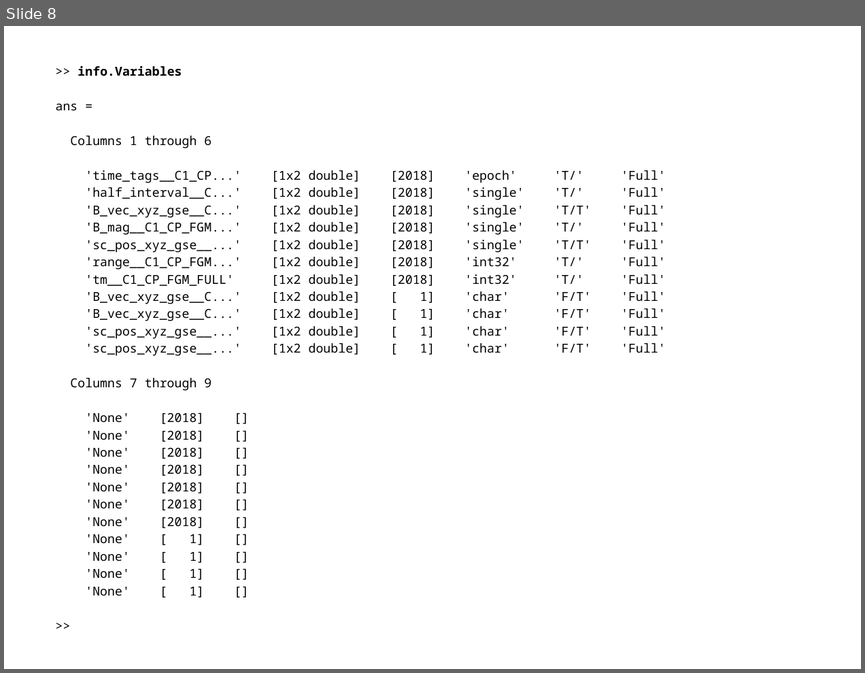
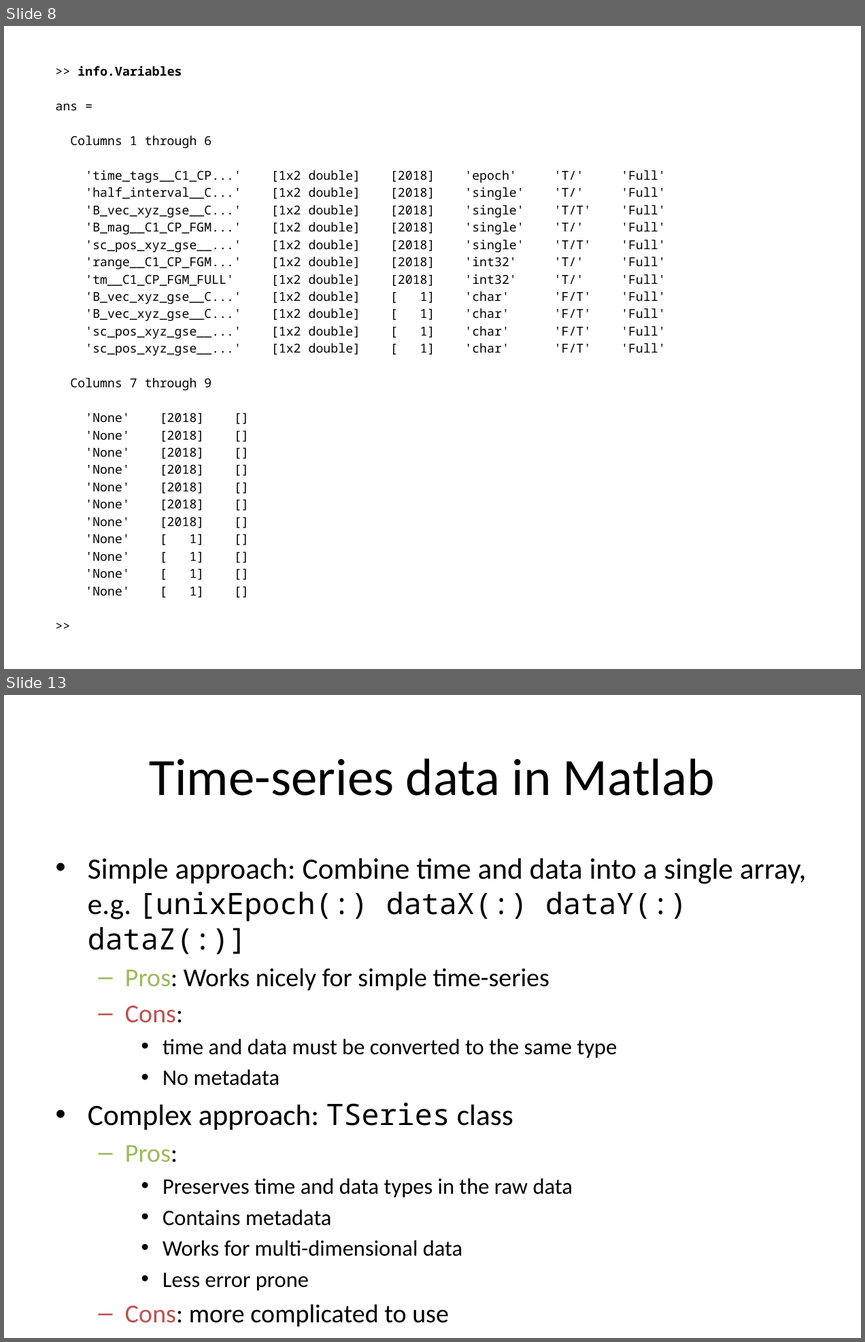
Before and after one commit to irfu/Nordita_Magnetic_Reconnection_School_2015, a slide deck: Lectures/Lecture_1.pptx. Shown one above the other, each under a label of ours: slide 8 before the commit, slides 8 and 13 after it; the slides between them are not shown. The pictures are 865x673 and 865x1342 pixels, drawn with LibreOffice and Linux fonts; fonts in the diff are those of the drawing. Boxes give left, top, right and bottom in pixels: in the first picture for what was removed or moved away, otherwise in the second. Text is boxed around its words. In the diff, an @@ line names an element or a change of style, - is before the commit and + after.

```diff
--- a/Lectures/Lecture_1.pptx
+++ b/Lectures/Lecture_1.pptx
@@ slide 13 added at [4, 695, 861, 1338], background #FFFFFF @@
@@ title added at [150, 758, 715, 796], 44 pt, text #000000 @@
+Time-series data in Matlab
@@ text added at [88, 858, 806, 1326], 18.6 pt, text #000000 @@
+• Simple approach: Combine time and data into a single array, e.g. [unixEpoch(:) dataX(:) dataY(:) dataZ(:)]
+  – Pros: Works nicely for simple time-series
+  – Cons:
+    • time and data must be converted to the same type
+    • No metadata
+• Complex approach: TSeries class
+  – Pros:
+    • Preserves time and data types in the raw data
+    • Contains metadata
+    • Works for multi-dimensional data
+    • Less error prone
+  – Cons: more complicated to use
```
Also in this commit, not shown: 7 other slides added, 1 slide removed.
